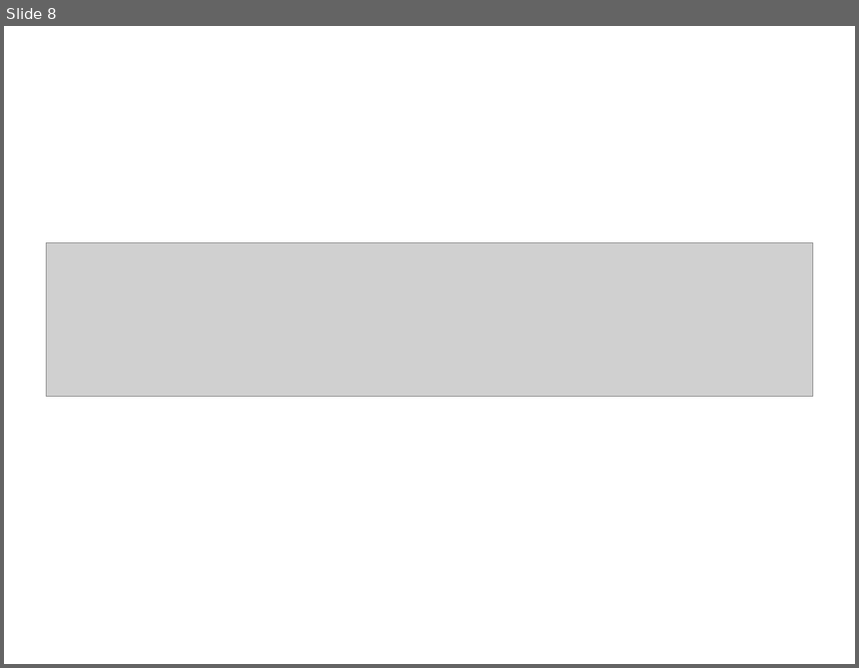
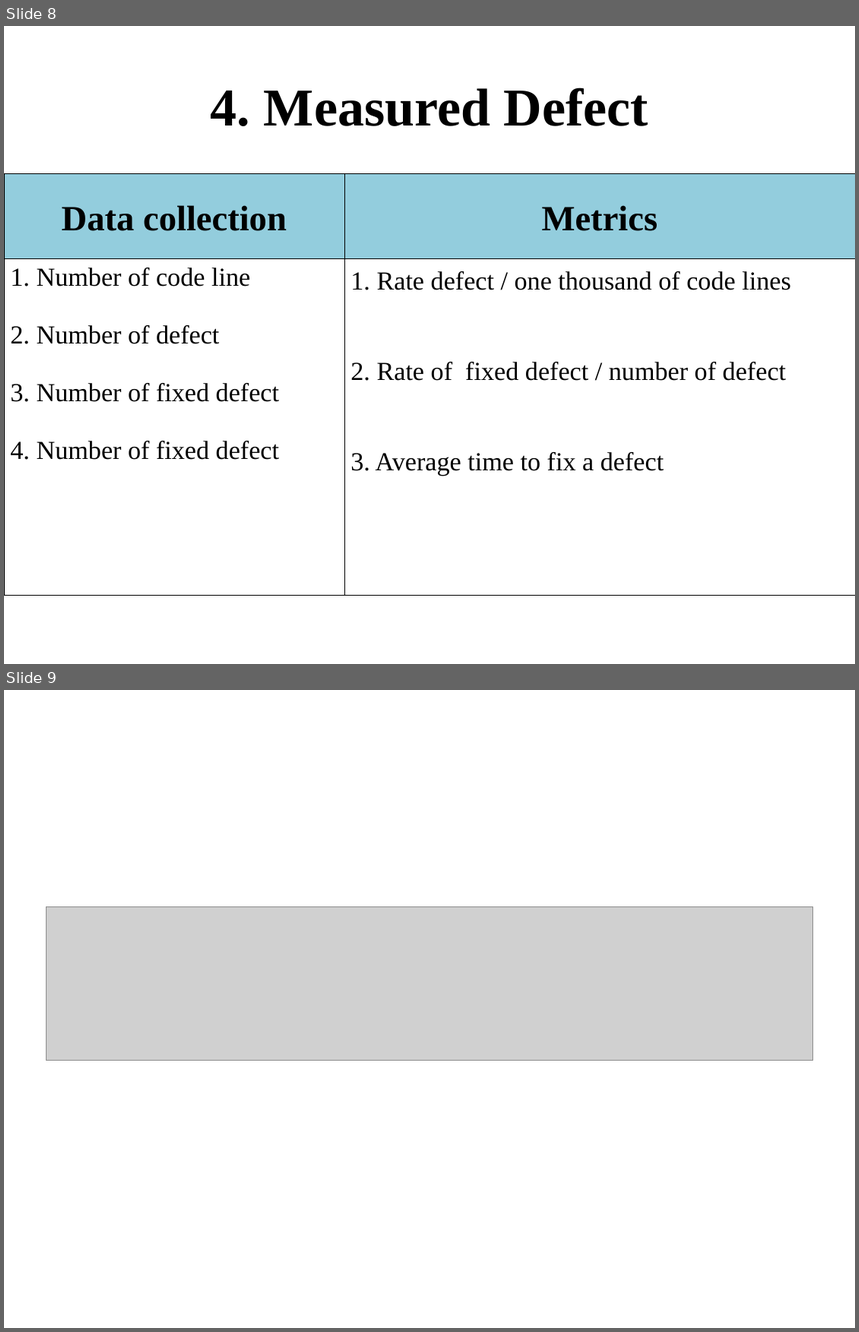
Before and after one commit to T138384/vlu-k15t1-team11, a slide deck: SMA - Software Measurement & Analysis/Asignment-02/K15T1-Team11-Team Assignment2/K15T1-Team11-Team Assignment2.ppt. Shown one above the other, each under a label of ours: slide 8 before the commit, slides 8 and 9 after it. The pictures are 859x668 and 859x1332 pixels, drawn with LibreOffice and Linux fonts; fonts in the diff are those of the drawing; grey boxes stand for pictures; background and template pictures are left out. Boxes give left, top, right and bottom in pixels: in the first picture for what was removed or moved away, otherwise in the second. Text is boxed around its words. In the diff, an @@ line names an element or a change of style, - is before the commit and + after.

```diff
--- a/SMA - Software Measurement & Analysis/Asignment-02/K15T1-Team11-Team Assignment2/K15T1-Team11-Team Assignment2.ppt
+++ b/SMA - Software Measurement & Analysis/Asignment-02/K15T1-Team11-Team Assignment2/K15T1-Team11-Team Assignment2.ppt
@@ slide 8 added at [4, 26, 855, 664], background #FFFFFF @@
@@ title added at [211, 88, 648, 126], 45 pt, text #000000, bold @@
+4. Measured Defect
@@ table added at [4, 173, 855, 595], 2 rows, 2 columns @@
+Data collection | Metrics
+1. Number of code line / 2. Number of defect / 3. Number of fixed defect / 4. Number of fixed defect | 1. Rate defect / one thousand of code lines / 2. Rate of fixed defect / number of defect / 3. Average time to fix a defect
@@ what was slide 8 is now slide 9 @@
```
Also in this commit, not shown: 4 slides changed, 3 other slides added, 3 slides removed, 2 other files.
